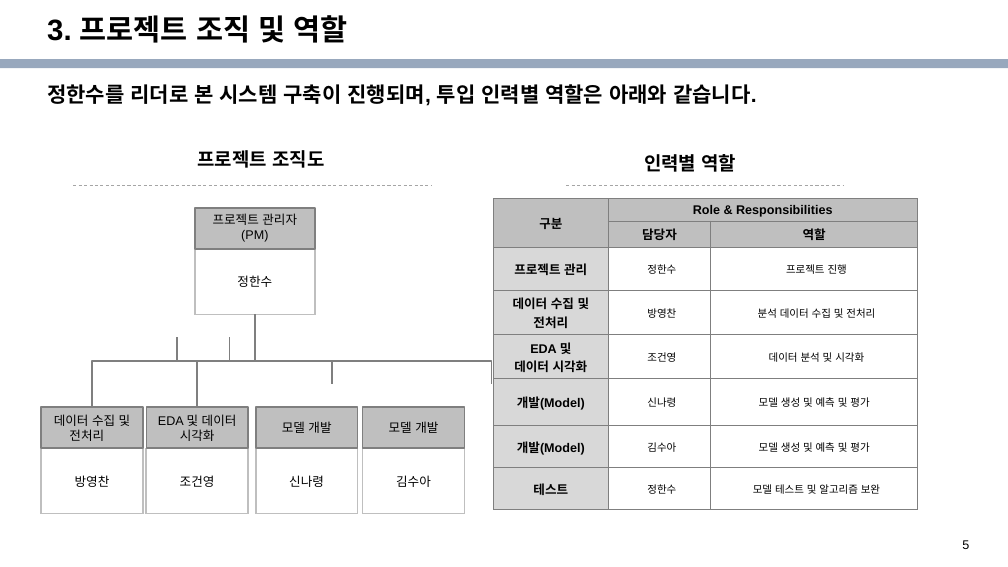
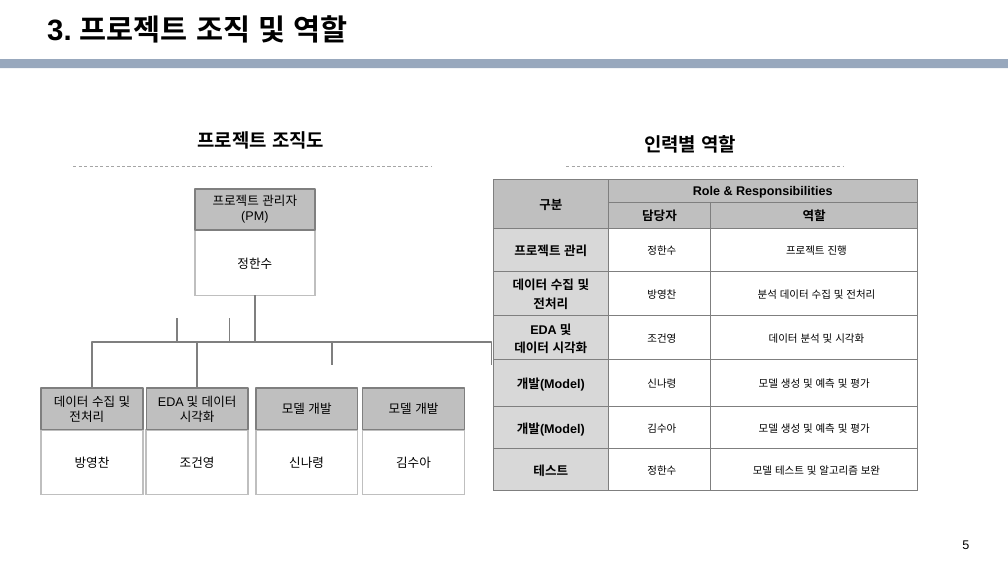
Before and after one commit to knudatascientists/Team3_stair, a slide deck: slide 5 of 3조 프로젝트 계획서.pptx. Drawn at 1008x567 pixels with LibreOffice and Linux fonts; fonts in the diff are those of the drawing; background and template pictures are left out. Boxes give left, top, right and bottom in pixels: in the first picture for what was removed or moved away, otherwise in the second. Text is boxed around its words. In the diff, an @@ line names an element or a change of style, - is before the commit and + after.

```diff
--- a/3조 프로젝트 계획서.pptx
+++ b/3조 프로젝트 계획서.pptx
@@ text removed at (x1=47, y1=84, x2=756, y2=106) @@
-정한수를 리더로 본 시스템 구축이 진행되며, 투입 인력별 역할은 아래와 같습니다.
@@ table resized from (x1=494, y1=199, x2=918, y2=499) to (x1=494, y1=180, x2=918, y2=484) @@
@@ 10 rectangles, 4 elbow lines, 2 texts, 2 lines moved together from (x1=42, y1=150, x2=843, y2=513) to (x1=42, y1=131, x2=843, y2=495) @@
```
Also in this commit, not shown: 6 other slides changed.
